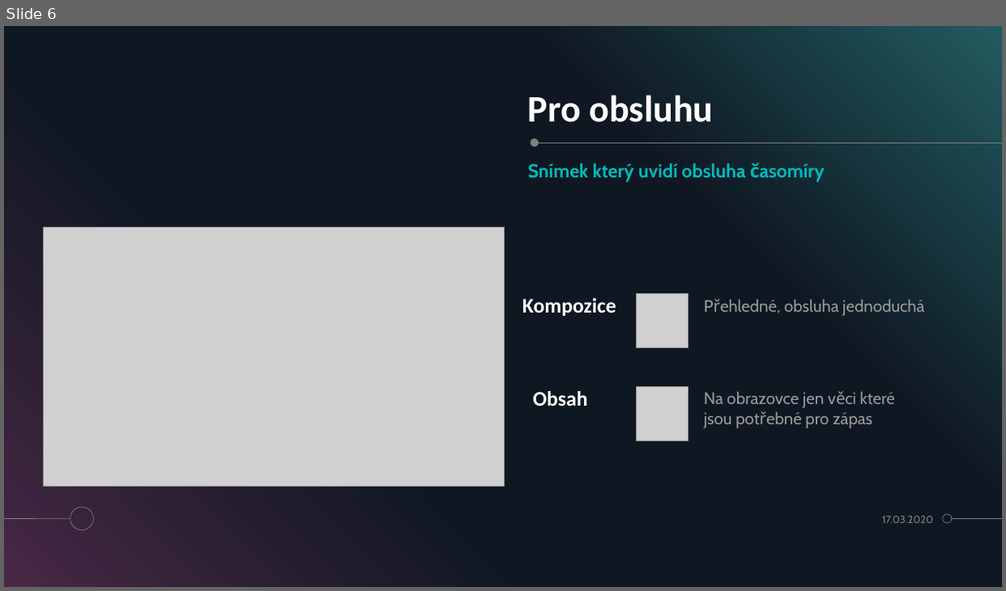
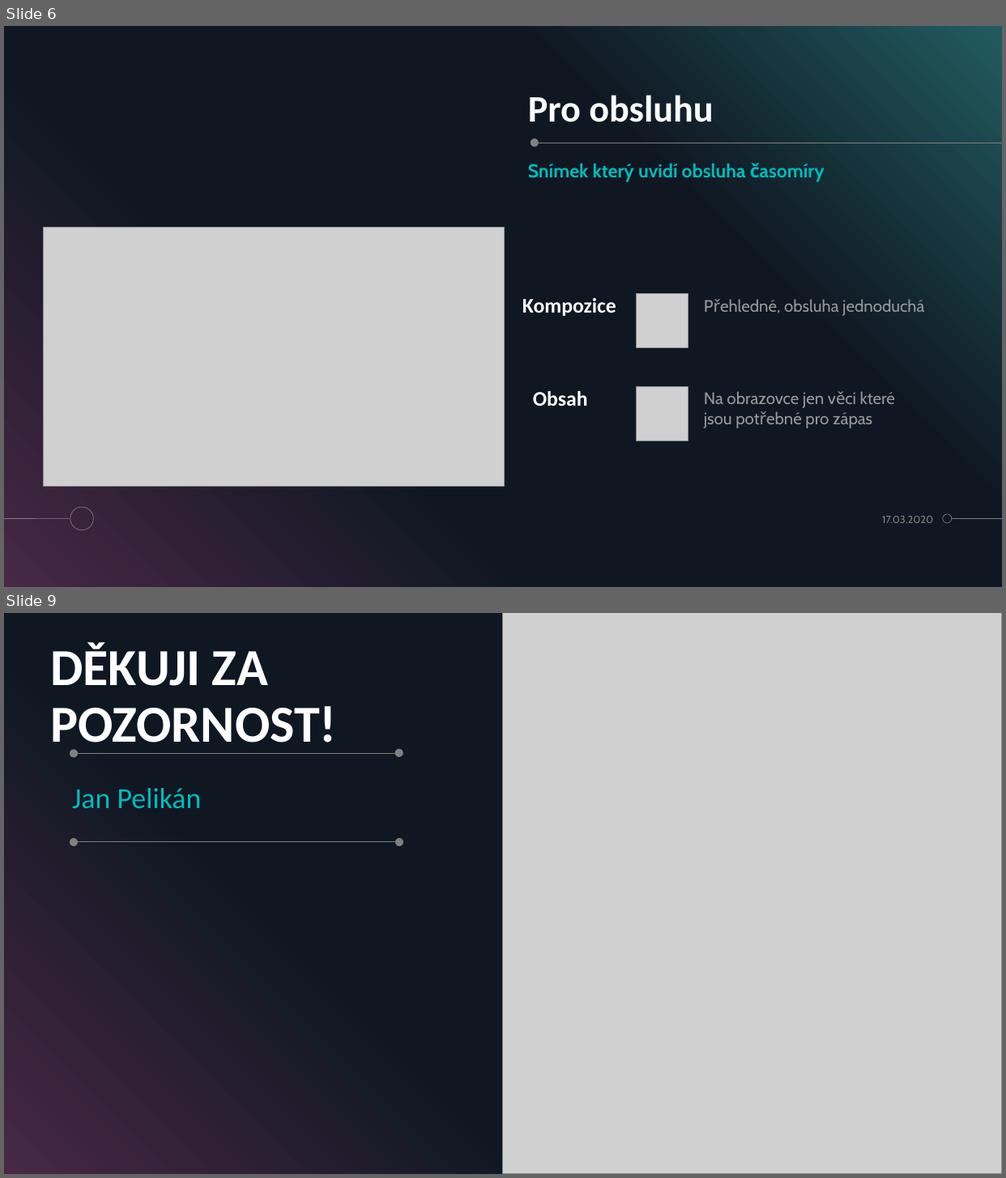
Before and after one commit to OpecenaPalacinka/UUR, a slide deck: Casomira/Prezentace casomiry.pptx. Shown one above the other, each under a label of ours: slide 6 before the commit, slides 6 and 9 after it; the slides between them are not shown. The pictures are 1006x591 and 1006x1178 pixels, drawn with LibreOffice and Linux fonts; fonts in the diff are those of the drawing; grey boxes stand for pictures. Boxes give left, top, right and bottom in pixels: in the first picture for what was removed or moved away, otherwise in the second. Text is boxed around its words. In the diff, an @@ line names an element or a change of style, - is before the commit and + after.

```diff
--- a/Casomira/Prezentace casomiry.pptx
+++ b/Casomira/Prezentace casomiry.pptx
@@ slide 9 added at box(4, 613, 1002, 1174), background #000000; not listed: 4 template elements that a slide beside it also shows @@
@@ picture added at box(503, 613, 1002, 1174) @@
@@ title added at box(50, 642, 337, 754), 50 pt, text #FFFFFF, bold @@
+DĚKUJI ZA POZORNOST!
@@ ellipse added at box(70, 749, 78, 757), fill #808080 @@
@@ line added from (395, 753) to (76, 753), #808080 0.5 pt @@
@@ ellipse added at box(394, 749, 403, 757), fill #808080 @@
@@ text added at box(72, 788, 202, 808), 28 pt, text #00BBBB @@
+Jan Pelikán
@@ ellipse added at box(70, 838, 78, 846), fill #808080 @@
@@ line added from (395, 842) to (76, 842), #808080 0.5 pt @@
@@ ellipse added at box(395, 838, 404, 846), fill #808080 @@
```
Also in this commit, not shown: 1 slide changed, 1 other slide added, 19 slides removed.
